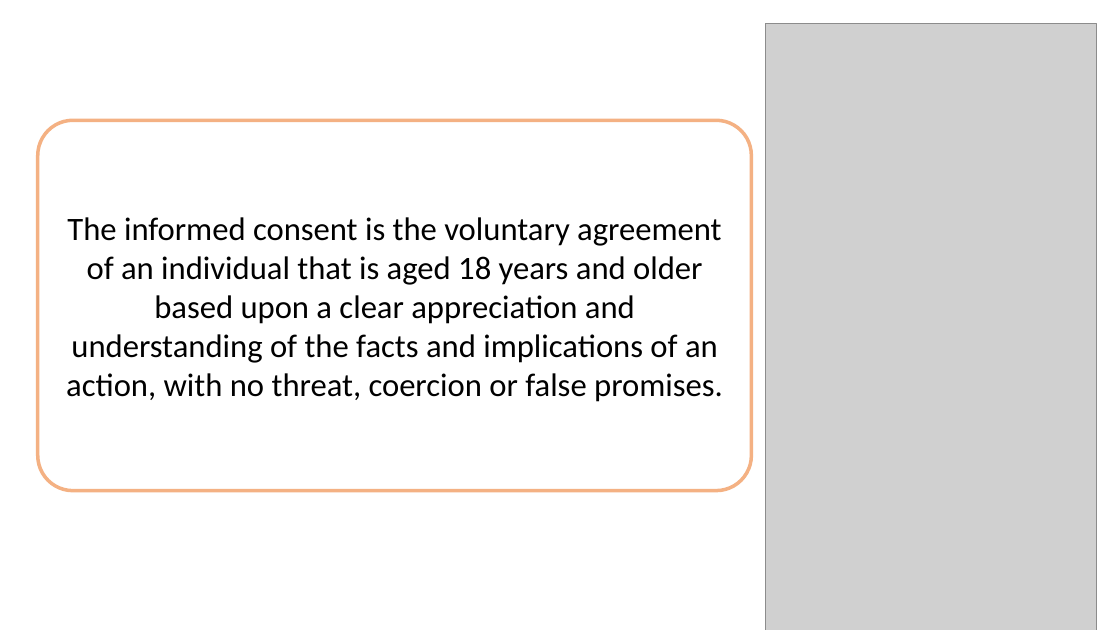
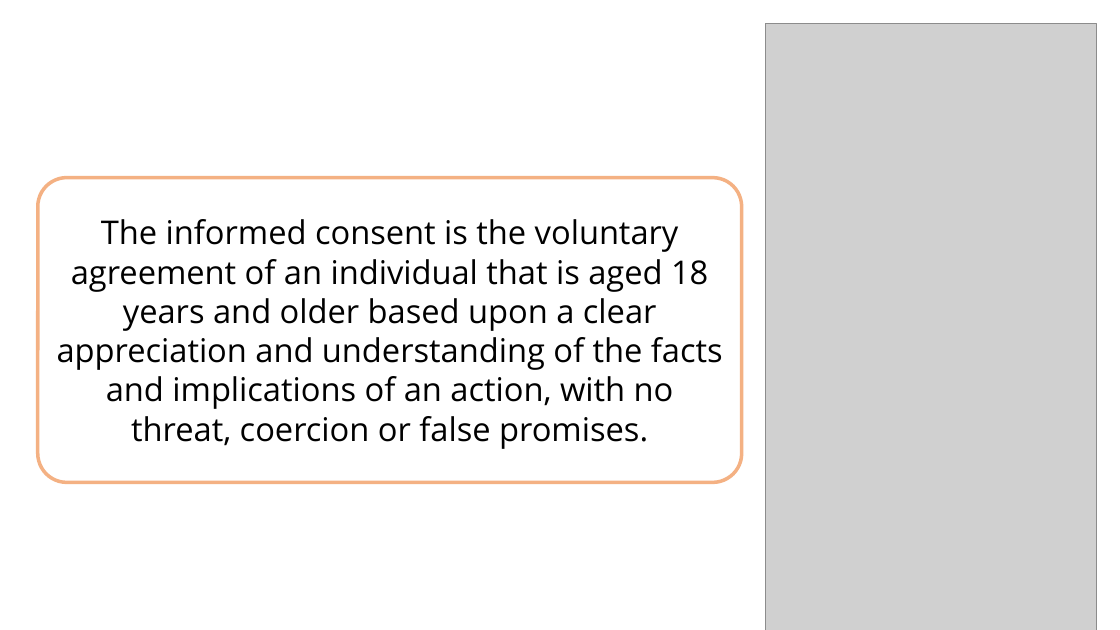
Before and after one commit to Lamasolh/Nabad, a slide deck: slide 2 of safeguarding/en/lessons/informed_consent.pptx. Drawn at 1120x630 pixels with LibreOffice and Linux fonts; fonts in the diff are those of the drawing; grey boxes stand for pictures; background and template pictures are left out. Boxes give left, top, right and bottom in pixels: in the first picture for what was removed or moved away, otherwise in the second. Text is boxed around its words. In the diff, an @@ line names an element or a change of style, - is before the commit and + after.

```diff
--- a/safeguarding/en/lessons/informed_consent.pptx
+++ b/safeguarding/en/lessons/informed_consent.pptx
@@ rounded rectangle "The informed consent is the ..." resized from (x1=38, y1=120, x2=752, y2=491) to (x1=38, y1=177, x2=742, y2=482) @@
@@ rounded rectangle "The informed consent is the ..." at (x1=38, y1=177, x2=742, y2=482): font Calibri to Open Sans @@
```
Also in this commit, not shown: 4 other slides changed, 33 other files.
